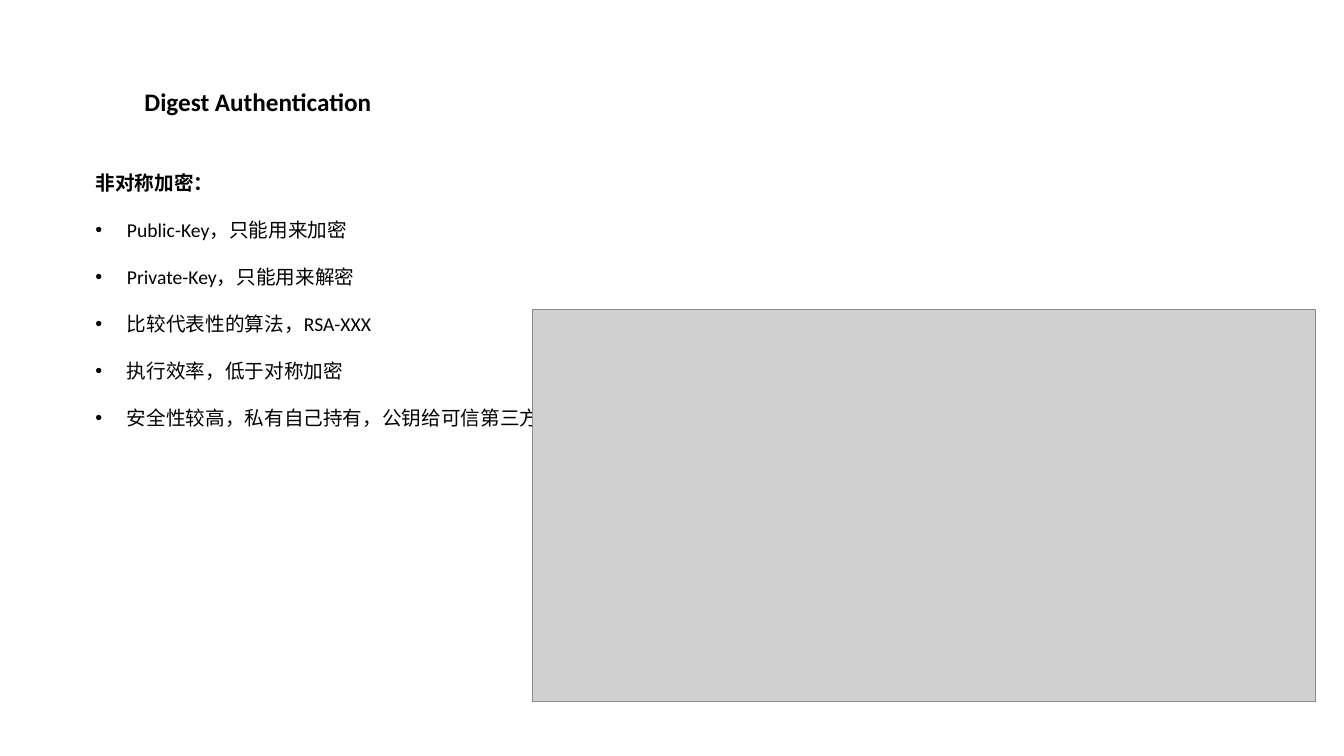
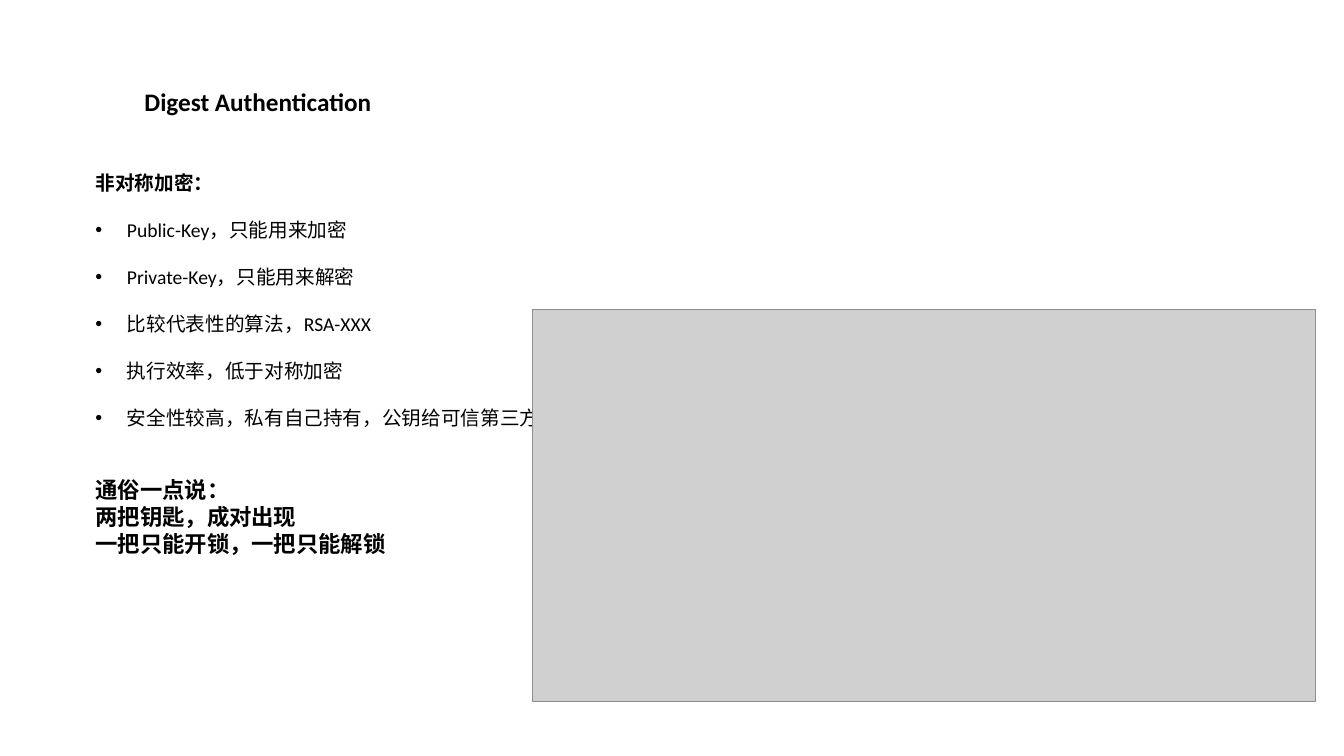
Before and after one commit to plumnx/DIALY, a slide deck: slide 7 of 2020-7-13-----Spring Security Report/Spring Security.pptx. Drawn at 1344x756 pixels with LibreOffice and Linux fonts; fonts in the diff are those of the drawing; grey boxes stand for pictures. Boxes give left, top, right and bottom in pixels: in the first picture for what was removed or moved away, otherwise in the second. Text is boxed around its words. In the diff, an @@ line names an element or a change of style, - is before the commit and + after.

```diff
--- a/2020-7-13-----Spring Security Report/Spring Security.pptx
+++ b/2020-7-13-----Spring Security Report/Spring Security.pptx
@@ text at (x1=95, y1=479, x2=385, y2=555): paragraphs added @@
+通俗一点说：
+两把钥匙，成对出现
+一把只能开锁，一把只能解锁
```
Also in this commit, not shown: 12 other slides changed, 3 slides added, 4 slides removed.
